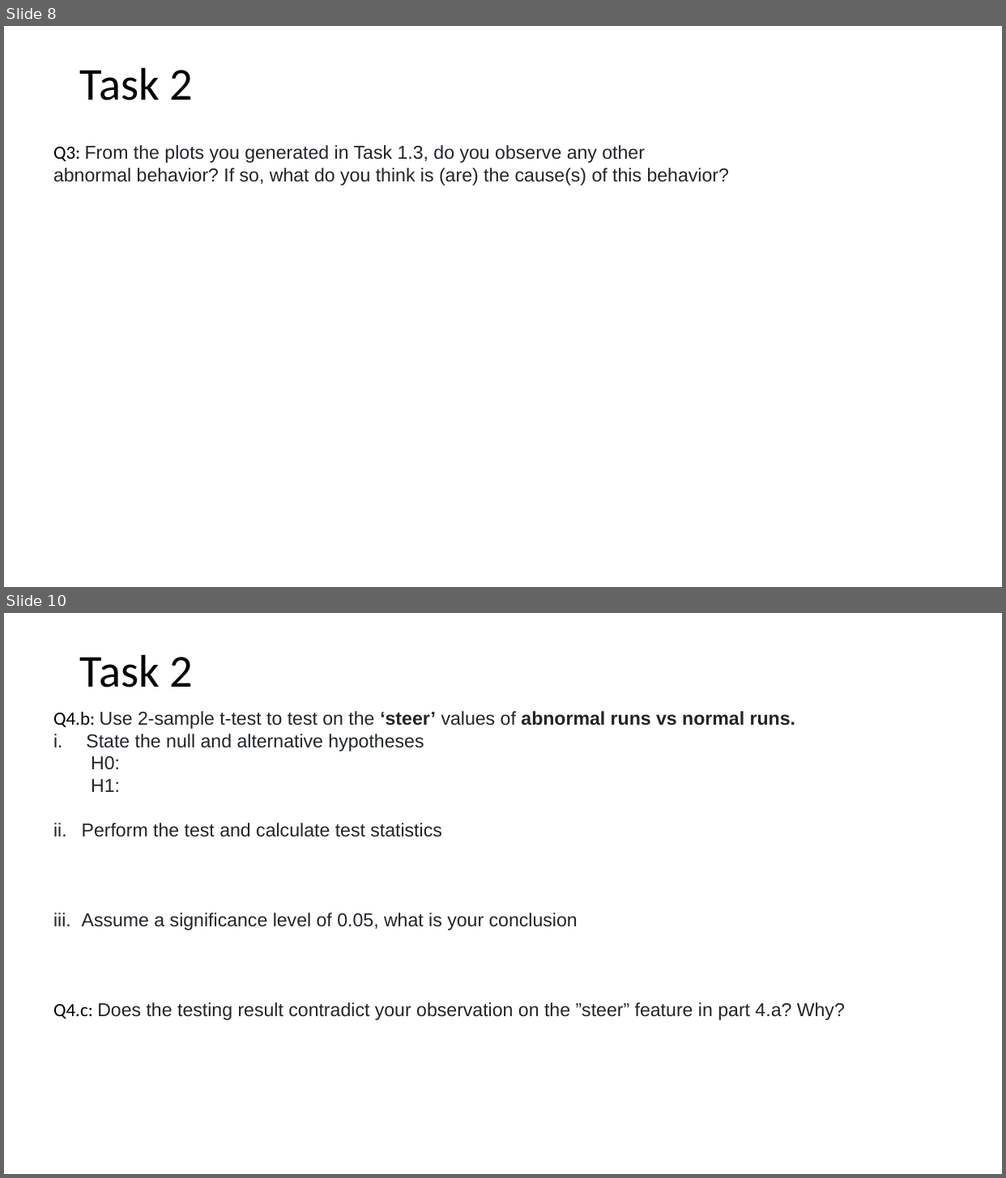
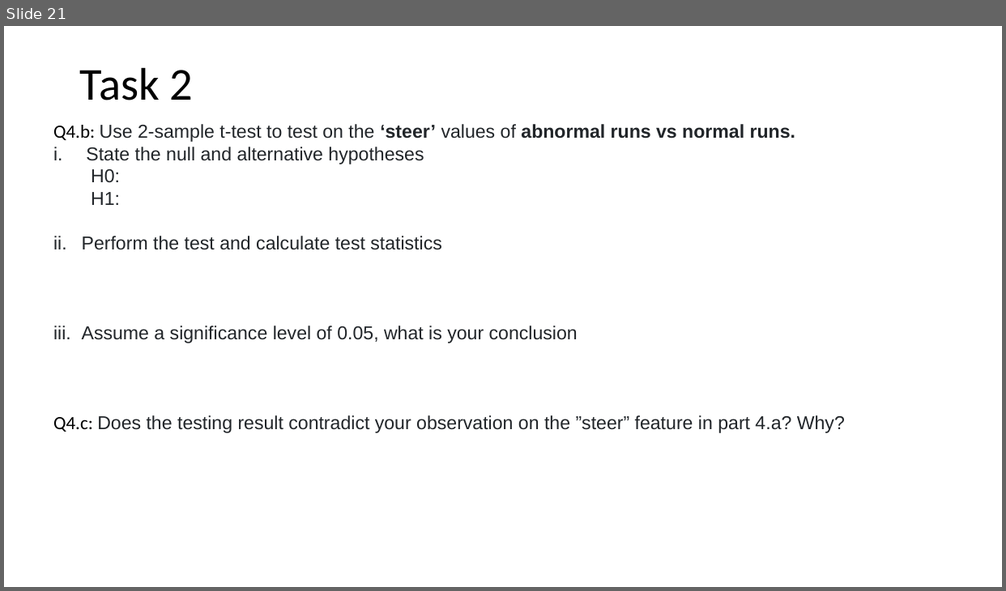
Before and after one commit to mrojaspell/MP1, a slide deck: mp1_powerpoint.pptx. Shown one above the other, each under a label of ours: slides 8 and 10 before the commit, slide 21 after it; the slides between them are not shown. The pictures are 1006x1178 and 1006x591 pixels, drawn with LibreOffice and Linux fonts; fonts in the diff are those of the drawing. Boxes give left, top, right and bottom in pixels: in the first picture for what was removed or moved away, otherwise in the second. Text is boxed around its words. In the diff, an @@ line names an element or a change of style, - is before the commit and + after.

```diff
--- a/mp1_powerpoint.pptx
+++ b/mp1_powerpoint.pptx
@@ slide 8 removed at (4, 26, 1002, 587), background #FFFFFF @@
@@ title removed at (80, 67, 194, 101) @@
-Task 2
@@ text removed at (53, 145, 729, 186) @@
-Q3: From the plots you generated in Task 1.3, do you observe any other
-abnormal behavior? If so, what do you think is (are) the cause(s) of this behavior?
@@ what was slide 10 is now slide 21 @@
```
Also in this commit, not shown: 5 slides changed, 15 slides added, 3 other slides removed, 15 other files.
